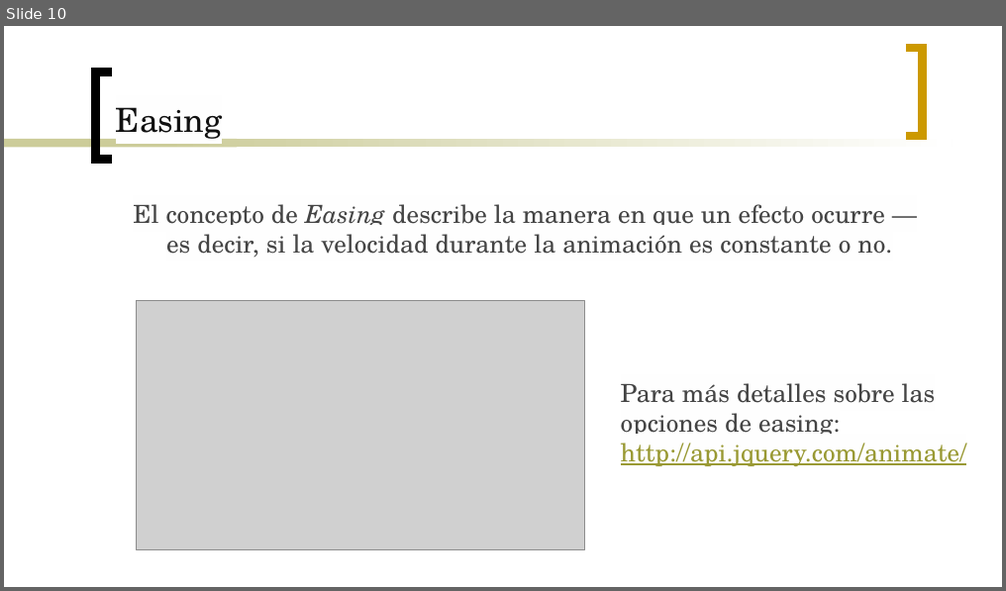
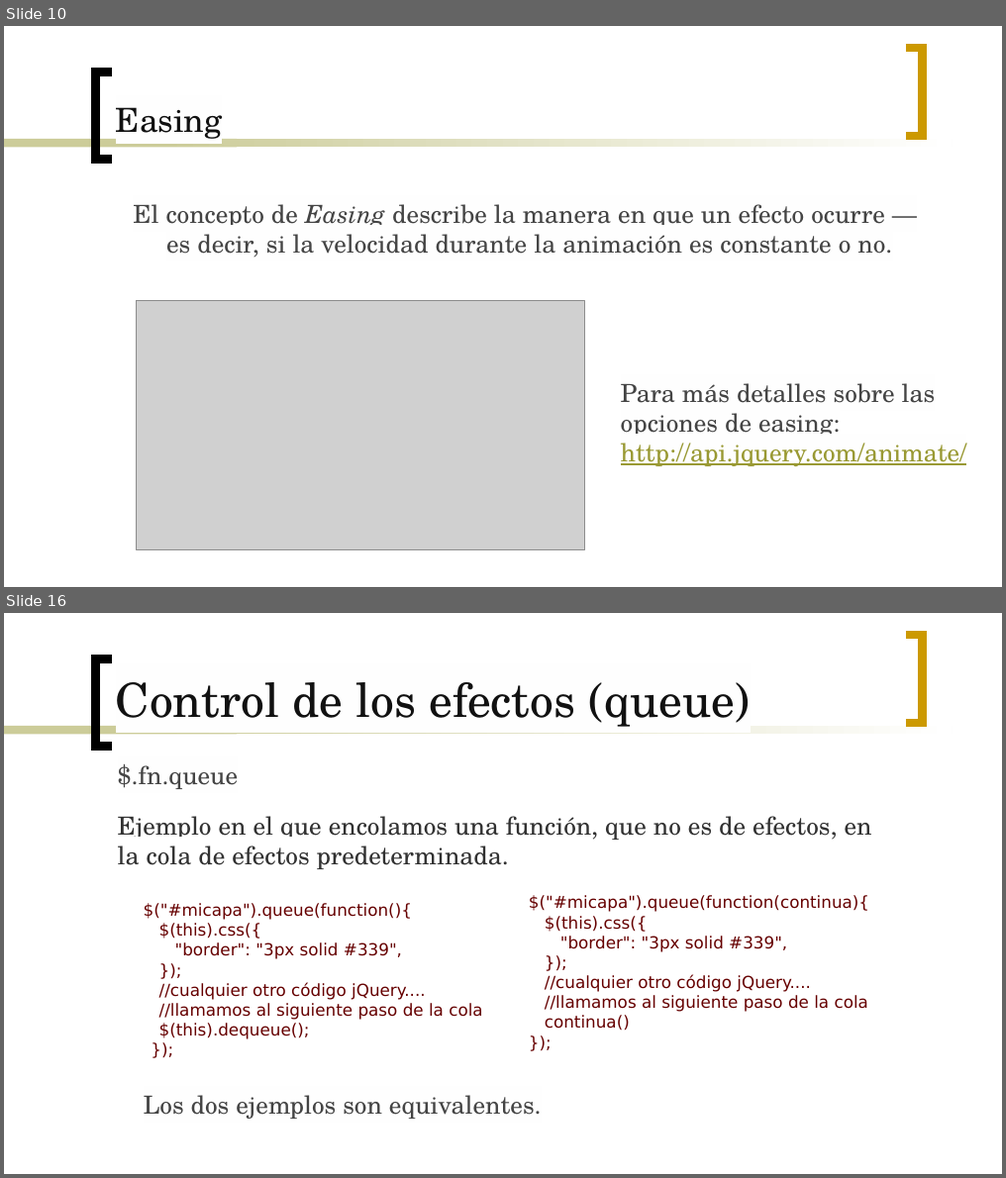
Before and after one commit to Gmuela/Apuntes, a slide deck: Interfaces/Temas/U8.3 - Efectos jQuery.pptx. Shown one above the other, each under a label of ours: slide 10 before the commit, slides 10 and 16 after it; the slides between them are not shown. The pictures are 1006x591 and 1006x1178 pixels, drawn with LibreOffice and Linux fonts; fonts in the diff are those of the drawing; grey boxes stand for pictures. Boxes give left, top, right and bottom in pixels: in the first picture for what was removed or moved away, otherwise in the second. Text is boxed around its words. In the diff, an @@ line names an element or a change of style, - is before the commit and + after.

```diff
--- a/Interfaces/Temas/U8.3 - Efectos jQuery.pptx
+++ b/Interfaces/Temas/U8.3 - Efectos jQuery.pptx
@@ slide 16 added at (4, 613, 1002, 1174), background #FFFFFF; not listed: 4 template elements that a slide beside it also shows @@
@@ title added at (116, 682, 750, 727), 34 pt, text #111111 @@
+Control de los efectos (queue)
@@ text added at (118, 764, 872, 1119), 12 pt, text #660000 @@
+$.fn.queue
+Ejemplo en el que encolamos una función, que no es de efectos, en la cola de efectos predeterminada.
+$("#micapa").queue(function(){
+$(this).css({
+"border": "3px solid #339",
+});
+//cualquier otro código jQuery....
+//llamamos al siguiente paso de la cola
+$(this).dequeue();
+});
+Los dos ejemplos son equivalentes.
@@ text added at (529, 895, 869, 1031), 12 pt, text #660000 @@
+$("#micapa").queue(function(continua){
+$(this).css({
+"border": "3px solid #339",
+});
+//cualquier otro código jQuery....
+//llamamos al siguiente paso de la cola
+continua()
+});
```
Also in this commit, not shown: 1 slide changed, 4 other slides added, 1 other file.
